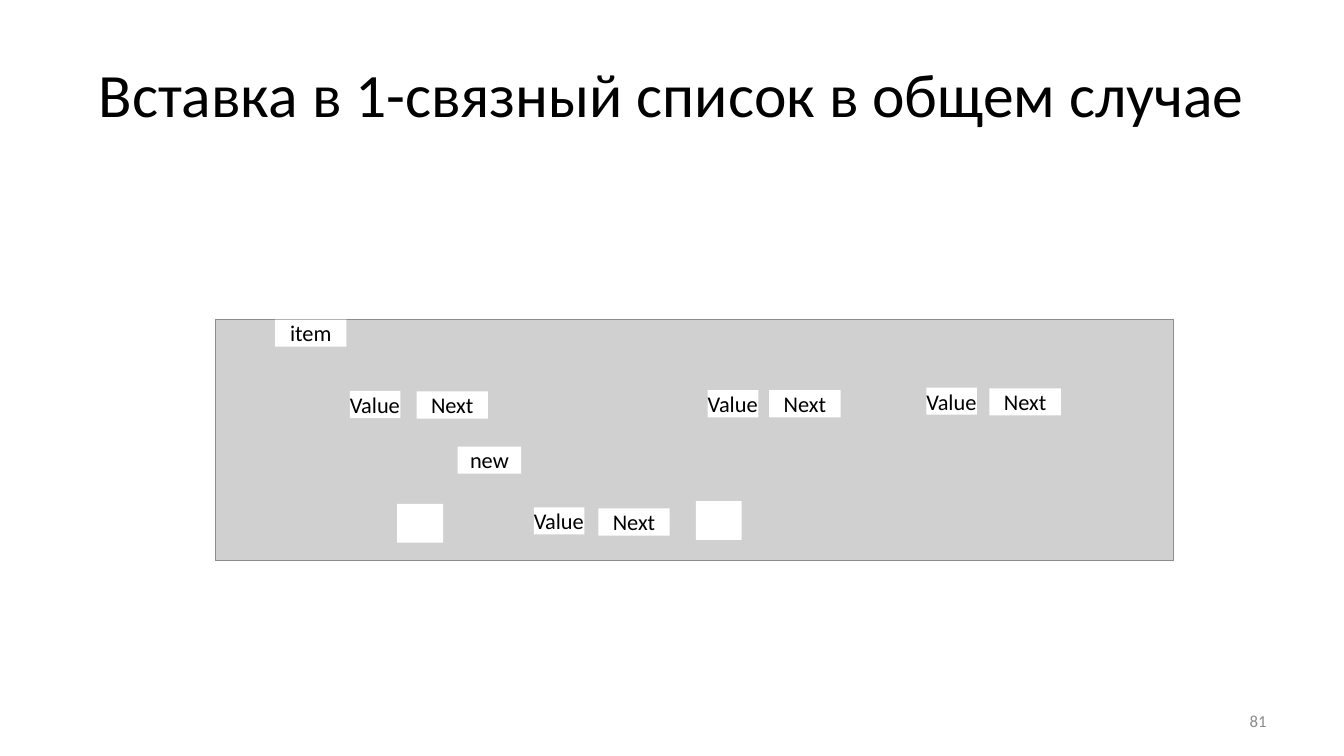
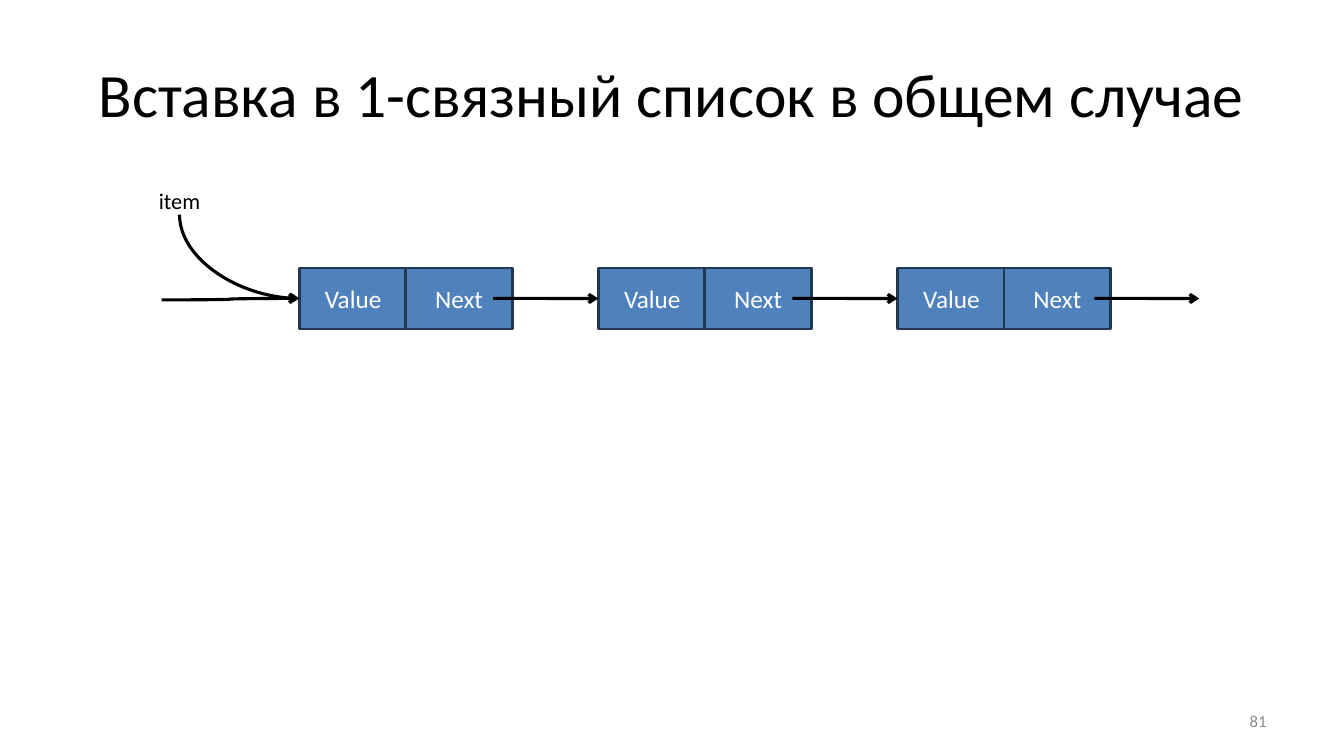
Before and after one commit to Evgueni-Petrov-aka-espetrov/Algorithms-and-Programming-in-C-pptx, a slide deck: slide 81 of 08 Списки.pptx. Drawn at 1344x756 pixels with LibreOffice and Linux fonts; fonts in the diff are those of the drawing; grey boxes stand for pictures. Boxes give left, top, right and bottom in pixels: in the first picture for what was removed or moved away, otherwise in the second. Text is boxed around its words. In the diff, an @@ line names an element or a change of style, - is before the commit and + after.

```diff
--- a/08 Списки.pptx
+++ b/08 Списки.pptx
@@ text "item": place and size @@
-text "item" at (275, 320, 347, 347)
+text "item" at (159, 193, 200, 216)
@@ text "item" at (159, 193, 200, 216): fill #FFFFFF to none @@
@@ rectangle "Value": place and size @@
-rectangle "Value" at (350, 391, 400, 418)
+rectangle "Value" at (299, 268, 407, 330)
@@ rectangle "Next": place and size @@
-rectangle "Next" at (416, 391, 488, 418)
+rectangle "Next" at (405, 268, 512, 330)
@@ size 16 to 18 pt, text colour #000000 to #FFFFFF; alignment left to centre; vertical alignment top to middle; fill #FFFFFF to #4F81BD; outline none to #233953 2 pt in 3 elements at (897, 268, 1005, 330), (299, 268, 407, 330), (599, 268, 707, 330) @@
@@ rectangle "Value": place and size @@
-rectangle "Value" at (708, 390, 758, 417)
+rectangle "Value" at (599, 268, 707, 330)
@@ size 16 to 18 pt, text colour #000000 to #FFFFFF; vertical alignment top to middle; fill #FFFFFF to #4F81BD; outline none to #233953 2 pt in 3 elements at (405, 268, 512, 330), (1004, 268, 1111, 330), (705, 268, 812, 330) @@
@@ rectangle "Next": place and size @@
-rectangle "Next" at (769, 390, 841, 417)
+rectangle "Next" at (705, 268, 812, 330)
@@ rectangle "Value": place and size @@
-rectangle "Value" at (927, 388, 977, 415)
+rectangle "Value" at (897, 268, 1005, 330)
@@ rectangle "Next": place and size @@
-rectangle "Next" at (990, 388, 1062, 415)
+rectangle "Next" at (1004, 268, 1111, 330)
@@ group added at (161, 215, 1200, 300): 5 curved arrows @@
@@ picture removed at (216, 320, 1175, 561) @@
@@ rectangle removed at (458, 447, 521, 474) @@
-new
@@ rectangle removed at (397, 504, 444, 542) @@
@@ rectangle removed at (534, 507, 585, 534) @@
-Value
@@ rectangle removed at (599, 508, 670, 535) @@
-Next
@@ rectangle removed at (696, 501, 742, 539) @@
```
Also in this commit, not shown: 8 other slides changed, 11 slides added.
